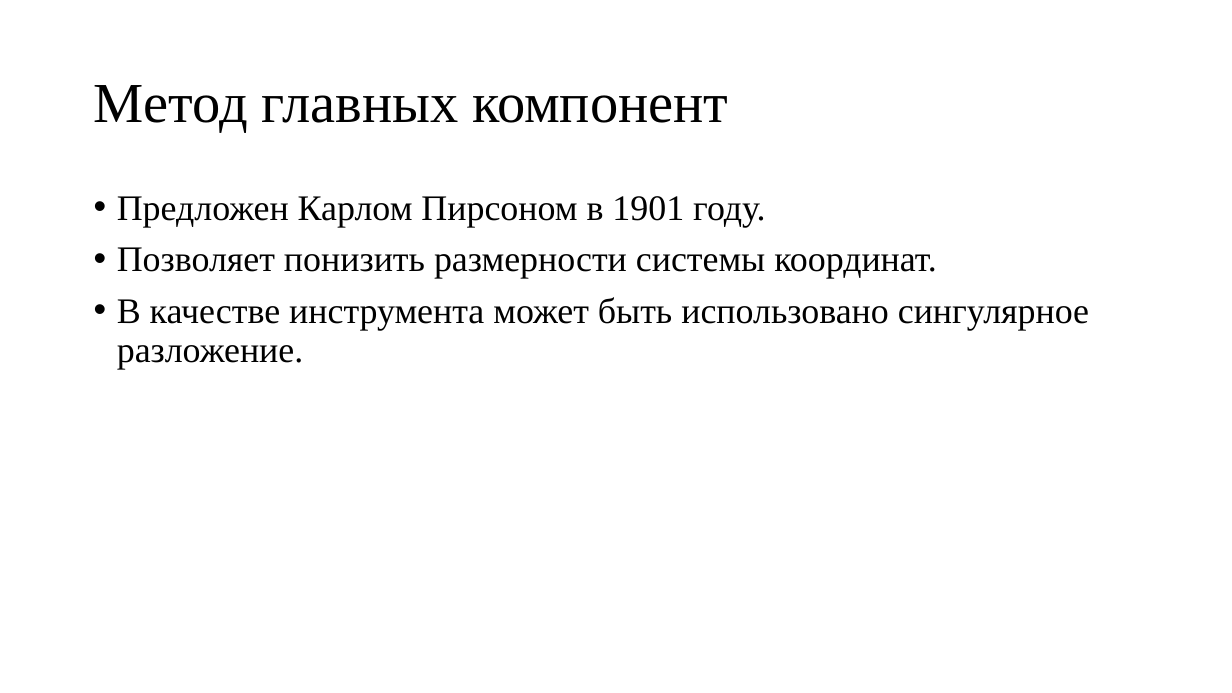
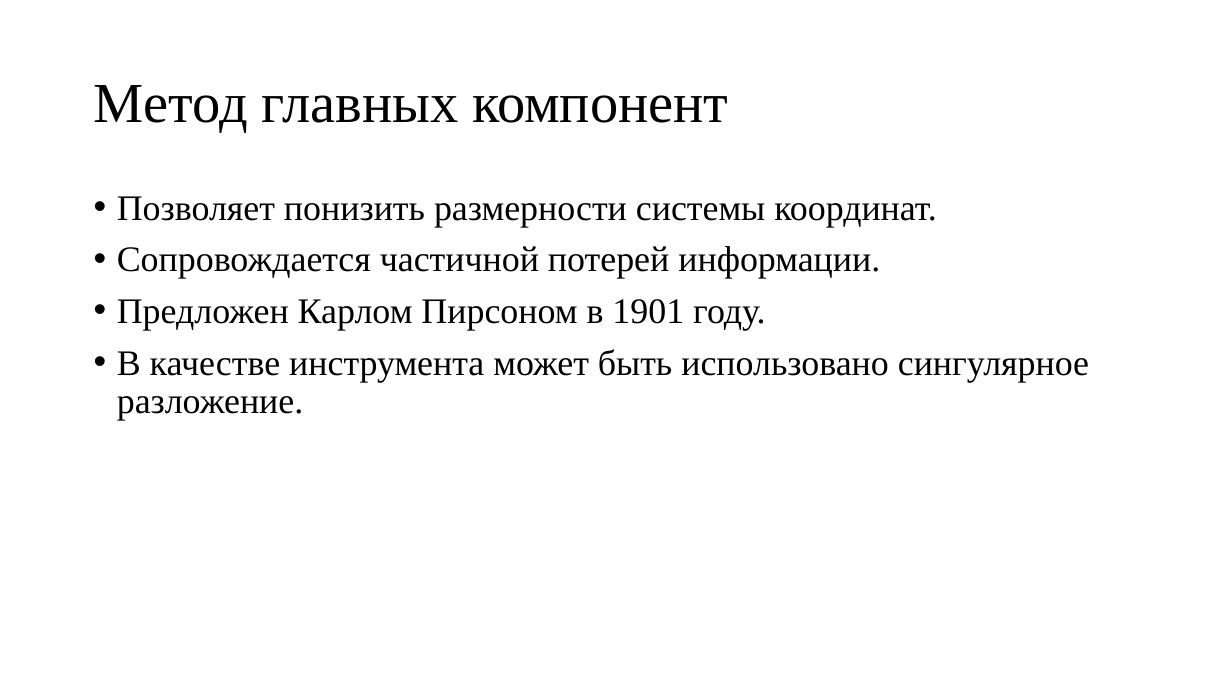
Before and after one commit to sven4500/masters-diploma, a slide deck: slide 15 of Презентация/Пезентация.ppt (slide 16 before the commit). Drawn at 1232x693 pixels with LibreOffice and Linux fonts; fonts in the diff are those of the drawing. Boxes give left, top, right and bottom in pixels: in the first picture for what was removed or moved away, otherwise in the second. Text is boxed around its words. In the diff, an @@ line names an element or a change of style, - is before the commit and + after.

Commit message:
Исправлено описание методов OBD и OBS. Удалены некоторые слайды.

```diff
--- a/Презентация/Пезентация.ppt
+++ b/Презентация/Пезентация.ppt
@@ text at bbox=[117, 196, 937, 279]: paragraphs added @@
+• Позволяет понизить размерности системы координат.
+• Сопровождается частичной потерей информации.
@@ text at bbox=[117, 247, 937, 279]: paragraph removed @@
-• Позволяет понизить размерности системы координат.
```
Also in this commit, not shown: 12 other slides changed, 2 slides added, 2 slides removed.
